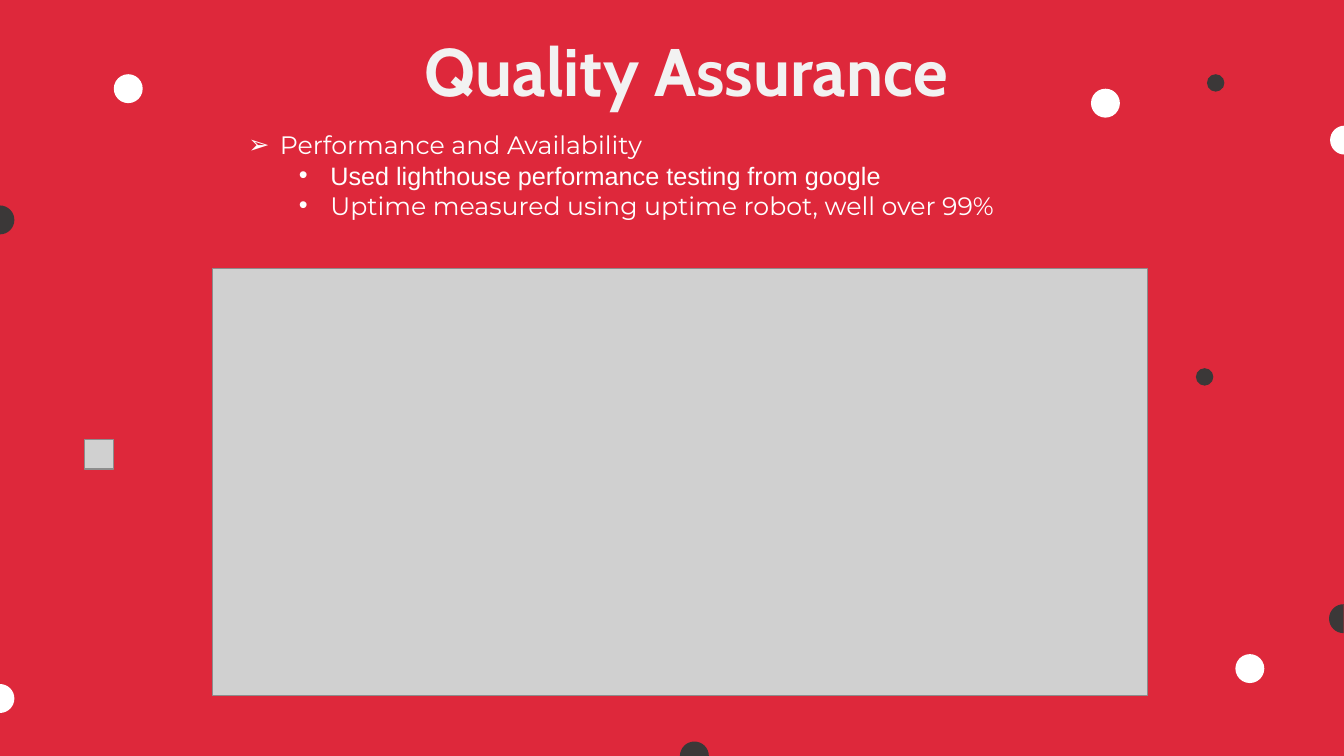
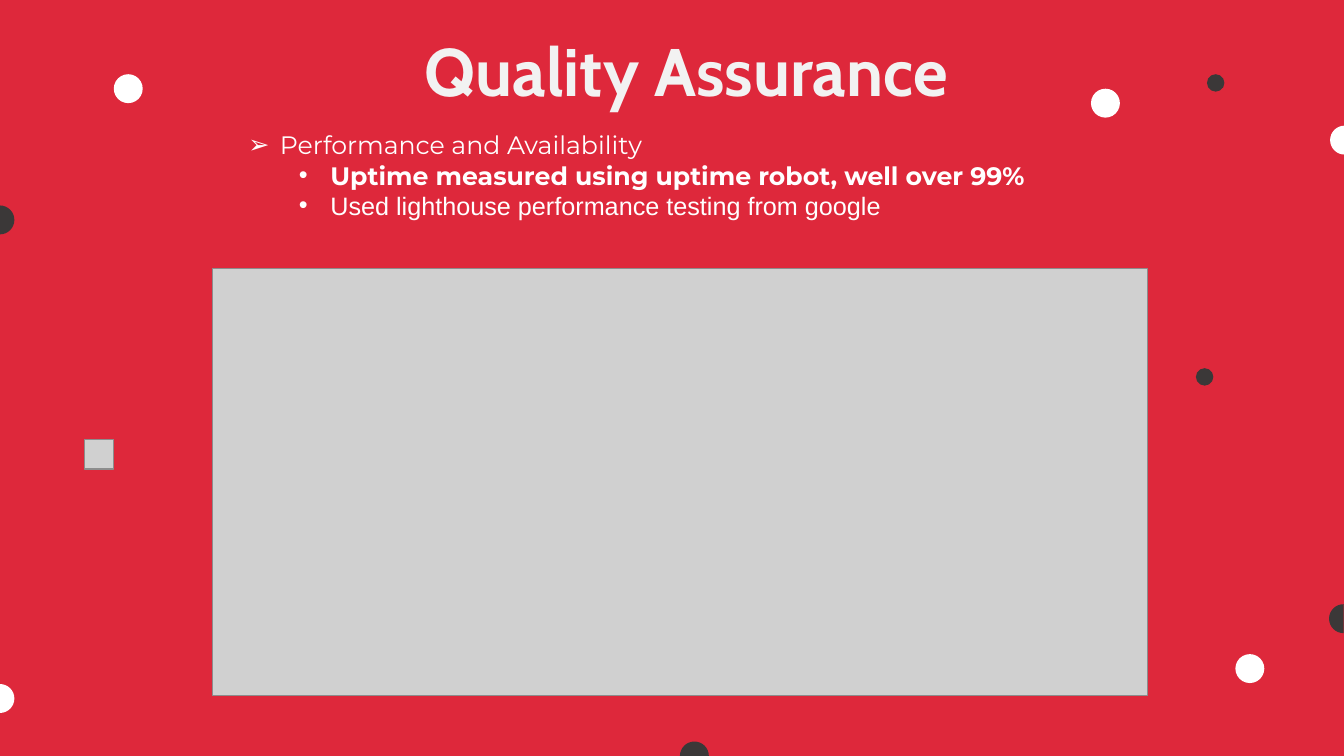
Before and after one commit to COS301-SE-2023/Pronto, a slide deck: slide 7 of Documentation/Demo 4 documents/Demo 4 Slideshow.pptx. Drawn at 1344x756 pixels with LibreOffice and Linux fonts; fonts in the diff are those of the drawing; grey boxes stand for pictures; background and template pictures are left out. Boxes give left, top, right and bottom in pixels: in the first picture for what was removed or moved away, otherwise in the second. Text is boxed around its words. In the diff, an @@ line names an element or a change of style, - is before the commit and + after.

```diff
--- a/Documentation/Demo 4 documents/Demo 4 Slideshow.pptx
+++ b/Documentation/Demo 4 documents/Demo 4 Slideshow.pptx
@@ text at (330,165,1024,190): paragraph added @@
+  • Uptime measured using uptime robot, well over 99%
@@ text at (330,190,994,220): paragraph removed @@
-  • Uptime measured using uptime robot, well over 99%
```
Also in this commit, not shown: 4 other slides changed.
